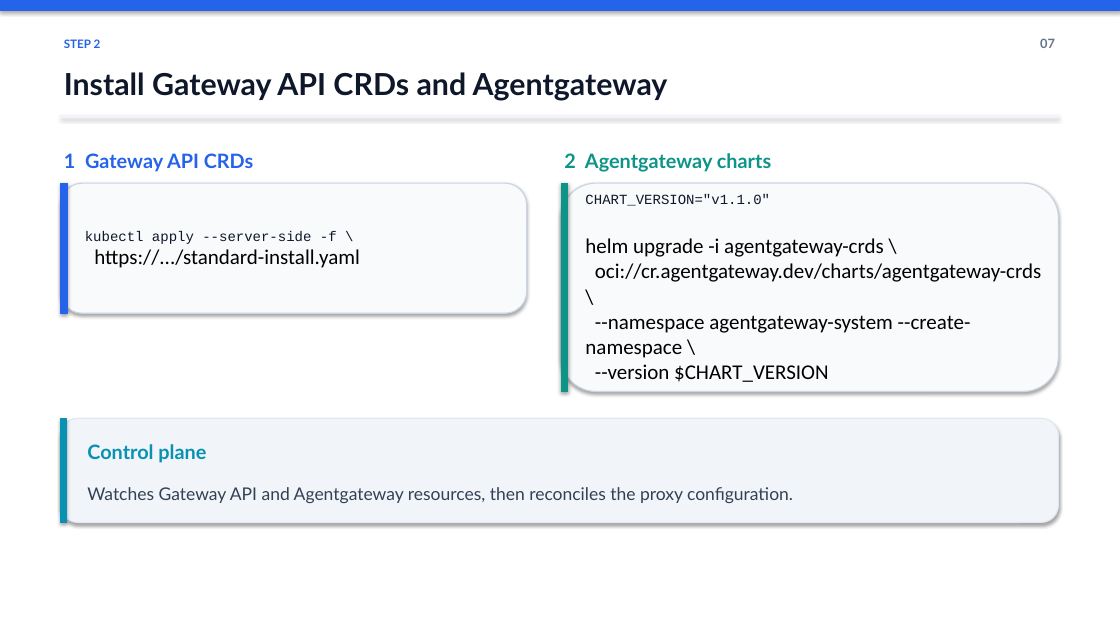
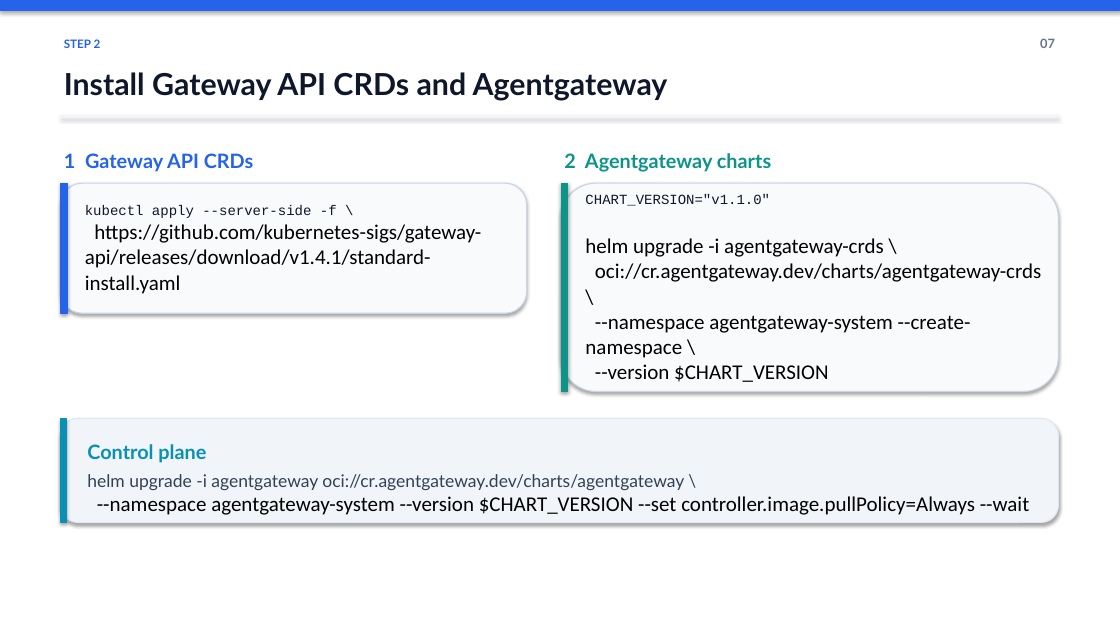
Before and after one commit to mohamedlotfy95/Elsherif-Agentgateway-Labs, a slide deck: slide 7 of docs/presentation/Agentgateway_LLM_Routing_Workshop.pptx. Drawn at 1120x630 pixels with LibreOffice and Linux fonts; fonts in the diff are those of the drawing. Boxes give left, top, right and bottom in pixels: in the first picture for what was removed or moved away, otherwise in the second. Text is boxed around its words. In the diff, an @@ line names an element or a change of style, - is before the commit and + after.

Commit message:
docs: Update Agentgateway_LLM_Routing_Workshop.pptx with new content and improvements

```diff
--- a/docs/presentation/Agentgateway_LLM_Routing_Workshop.pptx
+++ b/docs/presentation/Agentgateway_LLM_Routing_Workshop.pptx
@@ text at box(85, 205, 481, 294): text changed @@
-kubectl apply --server-side -f \
-https://.../standard-install.yaml
+kubectl apply --server-side -f \
+https://github.com/kubernetes-sigs/gateway-api/releases/download/v1.4.1/standard-install.yaml
@@ text at box(87, 474, 1029, 515): text changed; size 15 to 18 pt; font Lato to Calibri; text colour #334155 to #000000 @@
-Watches Gateway API and Agentgateway resources, then reconciles the proxy configuration.
+helm upgrade -i agentgateway oci://cr.agentgateway.dev/charts/agentgateway \
+--namespace agentgateway-system --version $CHART_VERSION --set controller.image.pullPolicy=Always --wait
```
Also in this commit, not shown: 10 other slides changed.
